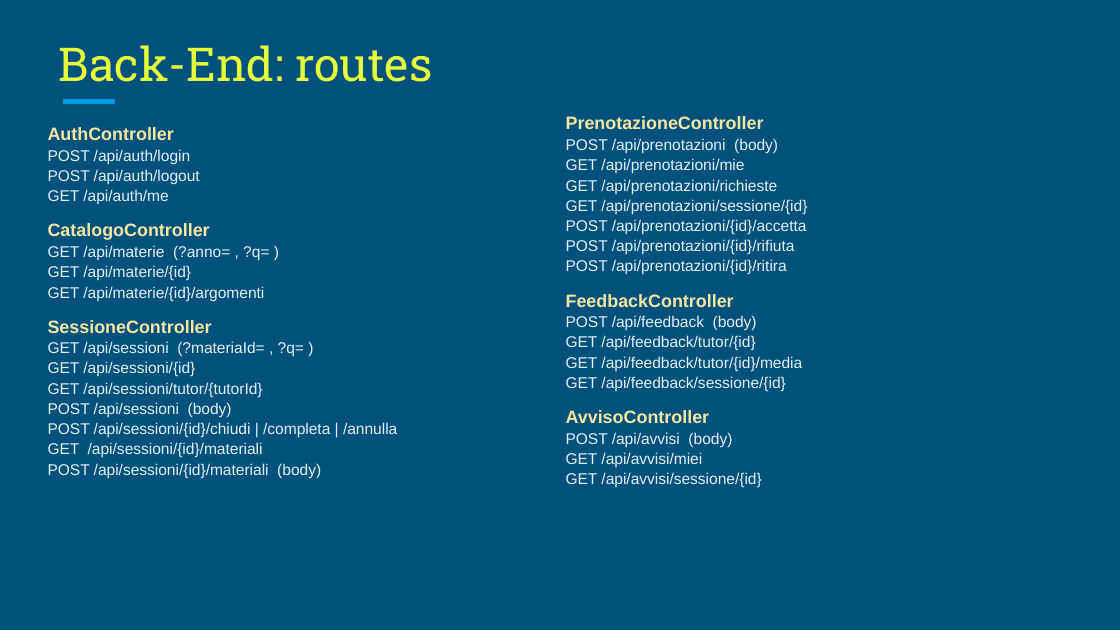
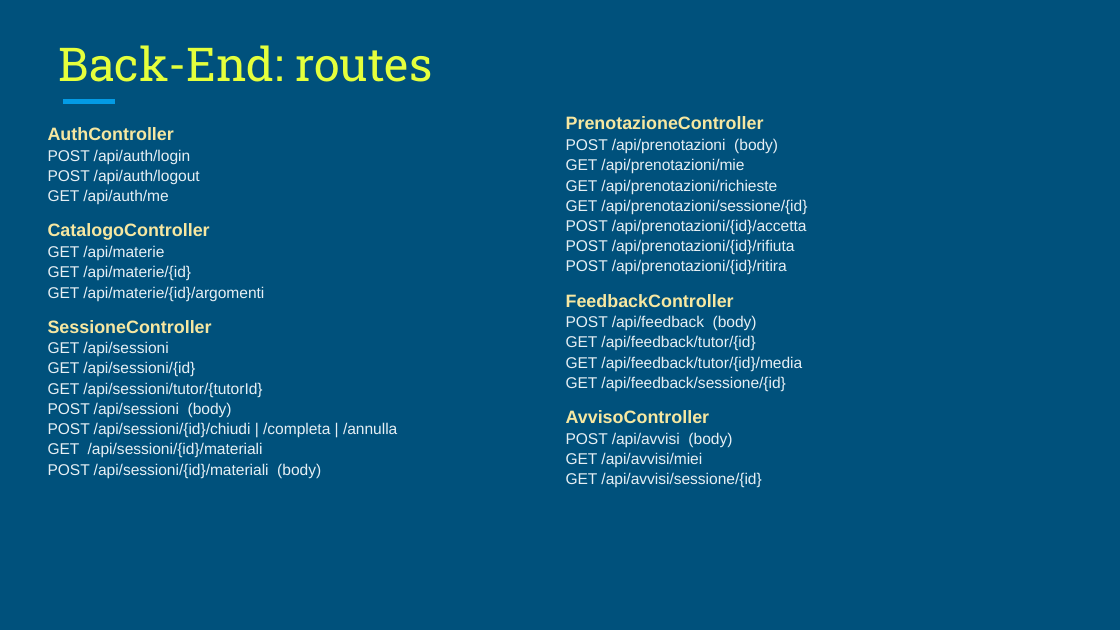
Before and after one commit to Saveeman/PeerStudent, a slide deck: slide 6 of Laboratorio/PeerStudent_Presentazione.pptx. Drawn at 1120x630 pixels with LibreOffice and Linux fonts; fonts in the diff are those of the drawing. Boxes give left, top, right and bottom in pixels: in the first picture for what was removed or moved away, otherwise in the second. Text is boxed around its words. In the diff, an @@ line names an element or a change of style, - is before the commit and + after.

```diff
--- a/Laboratorio/PeerStudent_Presentazione.pptx
+++ b/Laboratorio/PeerStudent_Presentazione.pptx
@@ text at [48, 245, 164, 260]: text changed @@
-GET /api/materie (?anno= , ?q= )
+GET /api/materie
@@ text at [48, 341, 168, 356]: text changed @@
-GET /api/sessioni (?materiaId= , ?q= )
+GET /api/sessioni
```
Also in this commit, not shown: 10 other files.
